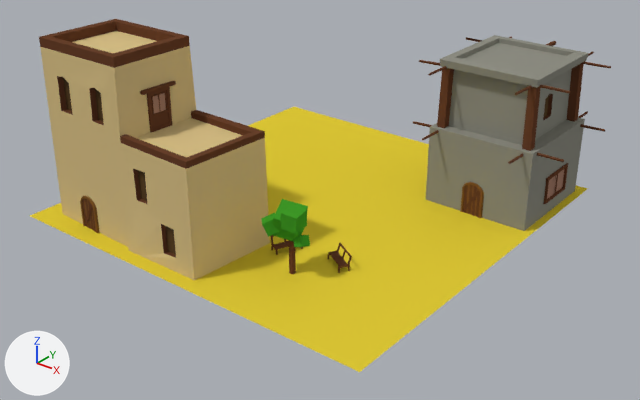
An edit to the Blender file WindGame/Assets/Blender/Persia/PersiaModern/Path1Tier2.blend, drawn before and after from the same camera.
One viewpoint serves both versions: a camera (50 mm lens) standing at (34.6, -43.0, 26.9) and looking at (1.5, -1.6, 1.2). Lighting does not change. The marker at lower left points along +X, +Y and +Z.

In view in the first picture: 'Path1Tier2'.
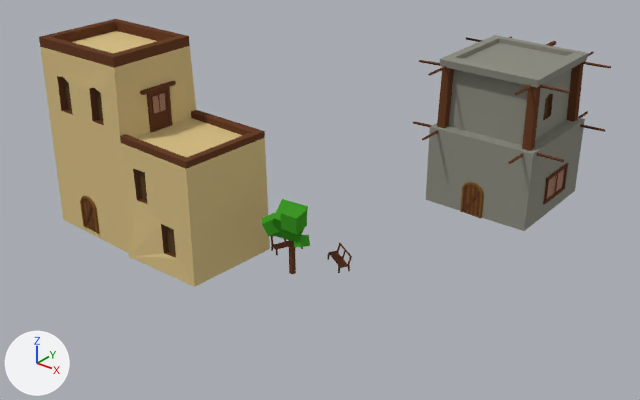
Boxes [x1, y1, x2, y2] around the edits, measured in the pictures (640 x 400 px):
'Path1Tier2', reshaped (24% shorter): before [30, 19, 611, 372]; after [39, 19, 611, 287]
part 1 of me_plane_054, deleted (yellow): before [30, 107, 587, 372]

What changed in the scene script:
```text
Change me_plane_054:
    where me_plane_054.from_pydata(...)  # 1946 vertices, 1638 faces; spans x -13.7..14.9, y -13.7..14.8, z -0.4..12.3
    used by ob_path1tier2; location = (0.0, 0.0, 0.0)
    me_plane_054 part 1: the loose piece of 4 vertices spanning x -13.7..13.7, y -13.7..13.7, z 0.0 is deleted
```
